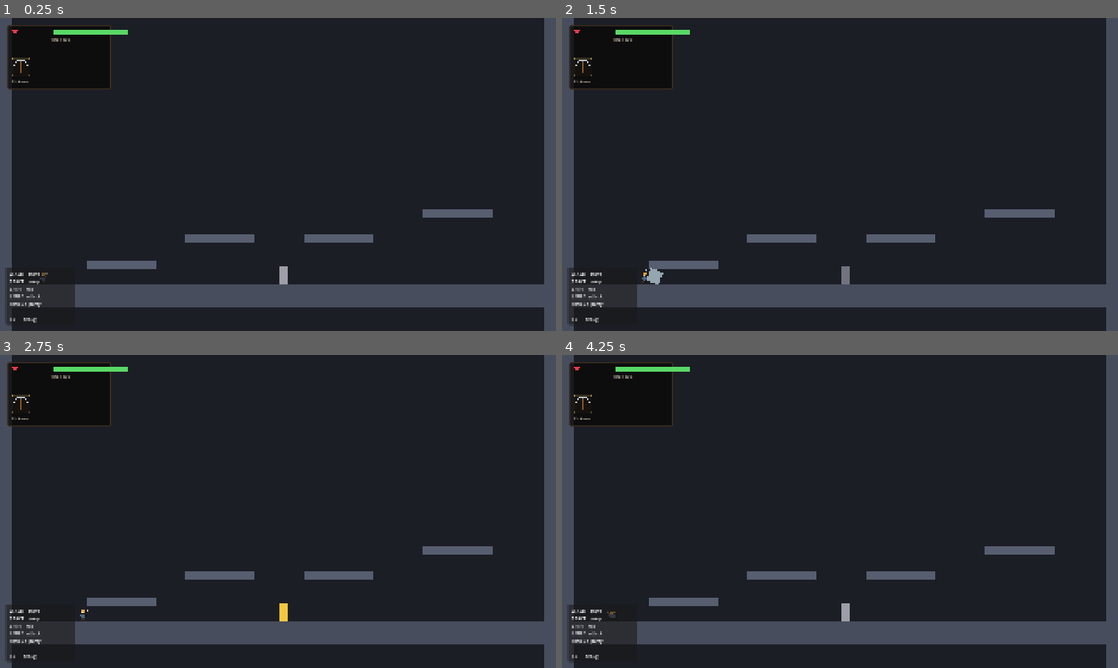
Above: before the commit, frames 1-4 (two rows, left to right).
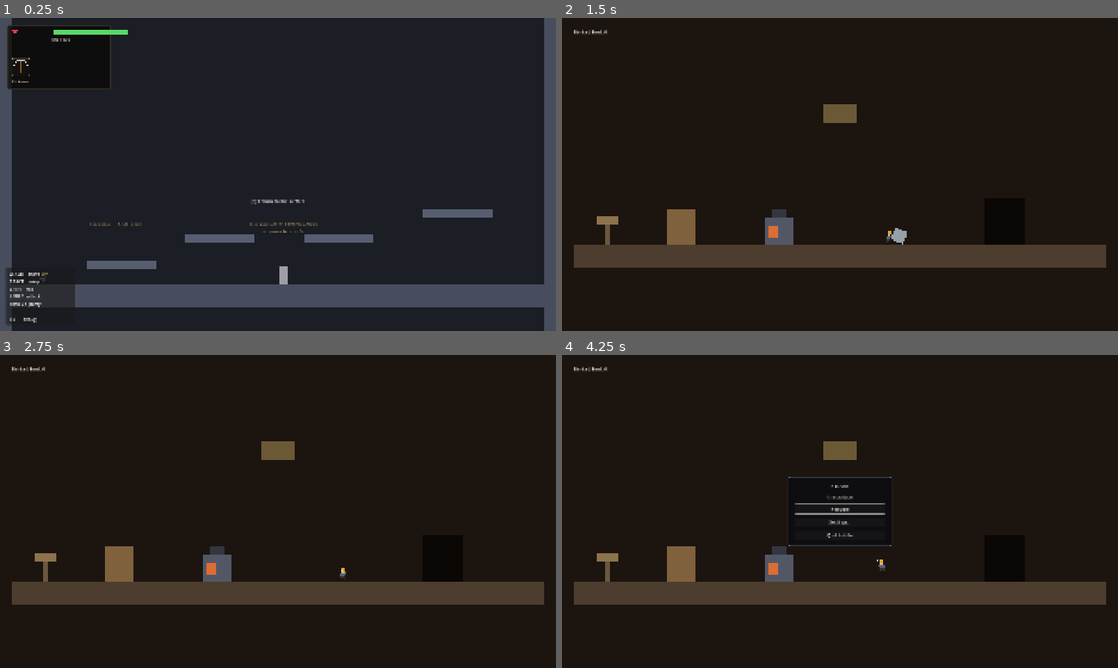
Above: after the commit, the same moments.

Repository: dlepi24/dungeon-delve
Game: Godot game, scene res://src/rooms/gym.tscn
Two runs of this game, one before a commit and one after it. Both use one fixed random seed, a clock stepped at 60 frames per second and the inputs below. This scene is started directly instead of the project's main scene.
Inputs (mouse positions are in pixels of both pictures, inside the frame that each line leads up to):
- Up to frame 1 (0.25 s): no input
- Up to frame 2 (1.5 s): tap Enter (ui_accept) at 0.5 s; move the mouse to (962, 158) at 0.52 s; hold D (move_right) 0.53-1.25 s; hold F (interact) 0.53-1.25 s; click (962, 158) at 0.6 s; tap Space (jump) at 0.77, 1.07 s; drag from (728, 190) to (639, 262) at 1.27 s
- Up to frame 3 (2.75 s): move the mouse to (333, 442) at 2.02 s; hold D (move_right) from 2.03 s (still down); right-click (333, 442) at 2.1 s; tap Shift (roll) at 2.3 s
- Up to frame 4 (4.25 s): release D (move_right) at 2.75 s; drag from (812, 574) to (656, 614) at 2.77 s; tap Enter (ui_accept) at 3.5 s; move the mouse to (1006, 558) at 3.52 s; hold A (move_left) from 3.53 s (still down); hold Space (jump) from 3.53 s (still down); click (1006, 558) at 3.8 s; tap Escape (pause) at 4.15 s

The runs differ from the first frame. In frame 1, 0.2% of the frame differs, in the area x 16-58%, y 58-69%; in frame 2, 22%; in frame 3, 22%; in frame 4, 22%, in the area x 0-100%, y 0-100%.

Commit message:
Teach the first-time player: entry signs, training room, honest result cards
The first run of a save gets verb signs planted along the entry room's
floor (device-aware, rebind-proof). The hub gains a Training post that
leads to the gym, now signed for the parry — the pillar nothing else
taught — with a way back to the surface and a working pause menu. The
result screens explain the economy in one breath (died: carried ore,
weapons and streak are gone, banked is forever; extracted: it is yours
now, go spend it). Filling the loadout for the first time in a session
toasts the swap key.

Co-Authored-By: Claude Fable 5 <noreply@anthropic.com>

Diff:
--- a/src/hub/hub.gd
+++ b/src/hub/hub.gd
@@ -7,6 +7,7 @@
 ## stand in. Deliberately small; M6 fleshes out what the hub becomes.
 
 const DELVE_SCENE: String = "res://src/rooms/delve_run.tscn"
+const GYM_SCENE: String = "res://src/rooms/gym.tscn"
 
 @export var interact_range: float = 90.0
 ## How far below the music bed the hub sits. Between the title (0) and the
@@ -17,6 +18,7 @@
 var _near: StringName = &""
 
 @onready var _vendor_marker: Marker2D = $VendorMarker
+@onready var _training_marker: Marker2D = $TrainingMarker
 @onready var _smithy_marker: Marker2D = $SmithyMarker
 @onready var _mine_marker: Marker2D = $MineMarker
 @onready var _vendor_panel: CanvasLayer = $VendorPanel
@@ -69,6 +71,8 @@
 	var near: StringName = &""
 	if _player.global_position.distance_to(_vendor_marker.global_position) <= interact_range:
 		near = &"vendor"
+	elif _player.global_position.distance_to(_training_marker.global_position) <= interact_range:
+		near = &"training"
 	elif _player.global_position.distance_to(_smithy_marker.global_position) <= interact_range:
 		near = &"blacksmith"
 	elif _player.global_position.distance_to(_mine_marker.global_position) <= interact_range:
@@ -78,6 +82,8 @@
 	match near:
 		&"vendor":
 			_prompt.text = "[%s] Trade" % key
+		&"training":
+			_prompt.text = "[%s] Train (a safe room, a patient dummy)" % key
 		&"blacksmith":
 			_prompt.text = "[%s] Blacksmith" % key
 		&"mine":
@@ -95,6 +101,9 @@
 		get_viewport().set_input_as_handled()
 		_vendor_panel.visible = true
 		_vendor_panel.open()
+	elif _near == &"training":
+		get_viewport().set_input_as_handled()
+		get_tree().change_scene_to_file.call_deferred(GYM_SCENE)
 	elif _near == &"blacksmith":
 		get_viewport().set_input_as_handled()
 		_blacksmith_panel.open()
--- a/src/hub/hub.tscn
+++ b/src/hub/hub.tscn
@@ -42,6 +42,24 @@
 offset_right = 1020.0
 offset_bottom = 360.0
 color = Color(1.0, 0.85, 0.5, 0.35)
+
+; The training post: a plain signpost by the left wall, leading to the gym.
+[node name="TrainingPost" type="ColorRect" parent="."]
+offset_left = 150.0
+offset_top = 700.0
+offset_right = 166.0
+offset_bottom = 780.0
+color = Color(0.42, 0.34, 0.24, 1)
+
+[node name="TrainingSign" type="ColorRect" parent="."]
+offset_left = 122.0
+offset_top = 684.0
+offset_right = 194.0
+offset_bottom = 712.0
+color = Color(0.55, 0.45, 0.3, 1)
+
+[node name="TrainingMarker" type="Marker2D" parent="."]
+position = Vector2(158, 780)
 
 [node name="VendorStall" type="ColorRect" parent="."]
 offset_left = 360.0
--- a/src/rooms/delve.gd
+++ b/src/rooms/delve.gd
@@ -233,6 +233,9 @@
 	add_child(_room)
 
 	_spawn_enemies(_room)
+	# The very first run of a save gets its verbs taught in the world.
+	if id == FIRST_ROOM and GameState.total_runs == 0:
+		_room.add_child(TeachingSigns.new())
 	var player: Player = _get_player()
 	if player != null:
 		player.teleport_to(_room.entry_position())
--- /dev/null
+++ b/src/rooms/gym.gd
@@ -0,0 +1,71 @@
+extends Node2D
+## The tuning gym, now doing double duty as the player-facing TRAINING room:
+## reachable from the hub, signed for the parry (the pillar nothing else
+## teaches), with a way back to the surface. The dummy swings forever, so the
+## 120 ms window can be read as many times as it takes.
+
+const HUB_SCENE: String = "res://src/hub/hub.tscn"
+const PAUSE_MENU: String = "res://src/ui/pause_menu.tscn"
+
+## Stand left of this to be offered the way out.
+@export var exit_x: float = 300.0
+
+var _player: Player = null
+
+@onready var _prompt: Label = _build_prompt()
+
+
+func _ready() -> void:
+	Cursor.gameplay()
+	# ESC must work here like everywhere playable.
+	add_child((load(PAUSE_MENU) as PackedScene).instantiate())
+	_build_signs()
+
+
+func _physics_process(_delta: float) -> void:
+	if _player == null or not is_instance_valid(_player):
+		_player = get_tree().get_first_node_in_group(&"player") as Player
+	if _player == null:
+		return
+	if _player.global_position.x <= exit_x:
+		_prompt.text = "[%s] Return to the surface" % Keybinds.hint_for(&"interact")
+	else:
+		_prompt.text = ""
+
+
+func _unhandled_input(event: InputEvent) -> void:
+	if _prompt.text.is_empty() or not event.is_action_pressed(&"interact"):
+		return
+	get_viewport().set_input_as_handled()
+	get_tree().change_scene_to_file.call_deferred(HUB_SCENE)
+
+
+func _build_prompt() -> Label:
+	var layer: CanvasLayer = CanvasLayer.new()
+	add_child(layer)
+	var label: Label = Label.new()
+	label.position = Vector2(660, 620)
+	label.size = Vector2(600, 40)
+	label.horizontal_alignment = HORIZONTAL_ALIGNMENT_CENTER
+	layer.add_child(label)
+	return label
+
+
+func _build_signs() -> void:
+	_sign(Vector2(980, 700), "%s to parry AS THE SWING LANDS\na riposte hits for 3x" % Keybinds.hint_for(&"parry"))
+	_sign(Vector2(400, 700), "%s to swing   ·   %s to roll" % [
+		Keybinds.hint_for(&"attack"), Keybinds.hint_for(&"roll"),
+	])
+
+
+func _sign(at: Vector2, text: String) -> void:
+	var label: Label = Label.new()
+	label.text = text
+	label.position = at - Vector2(220, 0)
+	label.size = Vector2(440, 56)
+	label.horizontal_alignment = HORIZONTAL_ALIGNMENT_CENTER
+	label.add_theme_font_size_override(&"font_size", 15)
+	label.add_theme_color_override(&"font_color", Color(0.75, 0.68, 0.55, 0.9))
+	label.add_theme_color_override(&"font_outline_color", Color(0, 0, 0, 0.85))
+	label.add_theme_constant_override(&"outline_size", 6)
+	add_child(label)
--- a/src/rooms/gym.tscn
+++ b/src/rooms/gym.tscn
@@ -8,6 +8,7 @@
 ; No pits and no death traps: falling always returns you to the floor. This room
 ; is for judging feel, not for punishing you while you judge it.
 
+[ext_resource type="Script" path="res://src/rooms/gym.gd" id="0_gym"]
 [ext_resource type="PackedScene" path="res://src/player/player.tscn" id="1_player"]
 [ext_resource type="PackedScene" path="res://src/ui/debug_overlay.tscn" id="2_overlay"]
 [ext_resource type="PackedScene" path="res://src/ui/hud.tscn" id="9_hud"]
@@ -24,6 +25,7 @@
 size = Vector2(240, 30)
 
 [node name="Gym" type="Node2D"]
+script = ExtResource("0_gym")
 
 ; Static, centred on the room, which is exactly viewport-sized — so the framing
 ; is identical to having no camera at all until something shakes it. Deliberately
--- a/src/rooms/result_screen.gd
+++ b/src/rooms/result_screen.gd
@@ -27,11 +27,11 @@
 		&"died":
 			_title.text = "YOU DIED"
 			_title.add_theme_color_override(&"font_color", Color(0.9, 0.25, 0.22))
-			_detail.text = "The mine keeps your %d haul." % amount
+			_detail.text = "The mine keeps your %d haul, your weapons, and your streak.\nOnly banked ore is forever — extract to bank it." % amount
 		&"extracted":
 			_title.text = "EXTRACTED"
 			_title.add_theme_color_override(&"font_color", Color(0.4, 0.9, 0.55))
-			_detail.text = "Banked %d haul." % amount
+			_detail.text = "Banked %d haul — it is yours now, whatever happens.\nSpend it at the surface, then go deeper." % amount
 		&"cleared":
 			_title.text = "MINE CLEARED"
 			_title.add_theme_color_override(&"font_color", Color(1.0, 0.82, 0.3))
--- a/src/systems/pickup_feedback.gd
+++ b/src/systems/pickup_feedback.gd
@@ -43,12 +43,22 @@
 		FloatingText.spawn(get_parent(), at, "%s!" % buff.display_name, buff.colour, 32)
 
 
+## Shown once per app session, the first time the loadout actually fills — a
+## swap hint before there is anything to swap to is noise.
+static var _swap_hint_shown: bool = false
+
+
 func _on_weapon(weapon: WeaponData) -> void:
 	var at: Vector2 = _player_head()
-	if at != Vector2.INF:
-		var colour: Color = weapon.swing_colour
-		colour.a = 1.0
-		FloatingText.spawn(get_parent(), at, "%s!" % weapon.display_name, colour, 32)
+	if at == Vector2.INF:
+		return
+	var colour: Color = weapon.swing_colour
+	colour.a = 1.0
+	FloatingText.spawn(get_parent(), at, "%s!" % weapon.display_name, colour, 32)
+	var player: Player = get_tree().get_first_node_in_group(&"player") as Player
+	if not _swap_hint_shown and player != null and player.held_weapons.size() == 2:
+		_swap_hint_shown = true
+		FloatingText.spawn(get_parent(), at + Vector2(0, -40), "%s swaps weapons" % Keybinds.hint_for(&"skill_1"), Color(0.8, 0.75, 0.65), 22)
 
 
 func _on_shrine(shrine: ShrineData) -> void:
--- /dev/null
+++ b/src/systems/teaching_signs.gd
@@ -0,0 +1,55 @@
+class_name TeachingSigns
+extends Node2D
+## Verb signs planted along the entry room's floor, shown on the FIRST run of a
+## save only. The mine teaches you to walk before anything tries to kill you —
+## the alternative was learning the verbs from the title screen or not at all
+## (the M2 lesson: a build that does not state its verbs gets judged on the
+## verbs you happened to guess).
+##
+## Added by the Delve when it loads the entry room and GameState.total_runs is
+## zero. Text pulls live hints, so a rebind or a controller pickup mid-read
+## updates the signs.
+
+## Sign x-positions and their templates, in walk order. %s slots are filled
+## from live keybind hints at build time.
+var _built: Array[Label] = []
+
+
+func _ready() -> void:
+	_build()
+	Keybinds.input_device_changed.connect(_refresh)
+
+
+func _refresh() -> void:
+	for label: Label in _built:
+		label.queue_free()
+	_built.clear()
+	_build()
+
+
+func _build() -> void:
+	if Keybinds.using_gamepad:
+		_sign(250, "Stick to move   ·   %s to jump" % Keybinds.hint_for(&"jump"))
+	else:
+		_sign(250, "%s%s to move   ·   %s to jump" % [
+			Keybinds.label_for(&"move_left"), Keybinds.label_for(&"move_right"), Keybinds.label_for(&"jump"),
+		])
+	_sign(660, "%s to roll — nothing can touch you mid-roll" % Keybinds.hint_for(&"roll"))
+	_sign(1060, "%s to swing   ·   %s to parry as a blow lands" % [
+		Keybinds.hint_for(&"attack"), Keybinds.hint_for(&"parry"),
+	])
+	_sign(1500, "ore you carry is only yours once you EXTRACT")
+
+
+func _sign(x: float, text: String) -> void:
+	var label: Label = Label.new()
+	label.text = text
+	label.position = Vector2(x - 220, 440)
+	label.size = Vector2(440, 40)
+	label.horizontal_alignment = HORIZONTAL_ALIGNMENT_CENTER
+	label.add_theme_font_size_override(&"font_size", 15)
+	label.add_theme_color_override(&"font_color", Color(0.75, 0.68, 0.55, 0.9))
+	label.add_theme_color_override(&"font_outline_color", Color(0, 0, 0, 0.85))
+	label.add_theme_constant_override(&"outline_size", 6)
+	add_child(label)
+	_built.append(label)
Not shown, added: src/rooms/door_choice.gd.uid
Not shown, added: src/rooms/gym.gd.uid
Not shown: 1 places in src/rooms/gym.tscn that only renumber resources
Not shown, added: src/systems/teaching_signs.gd.uid
